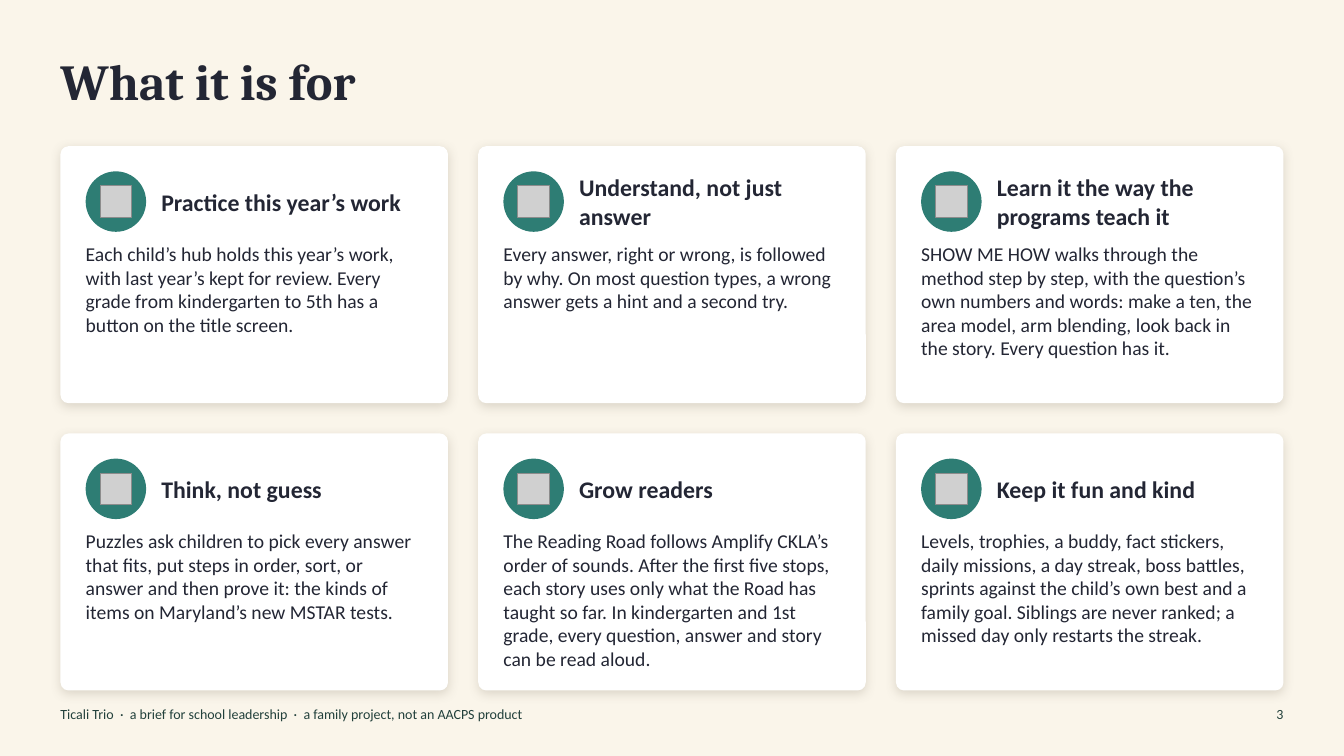
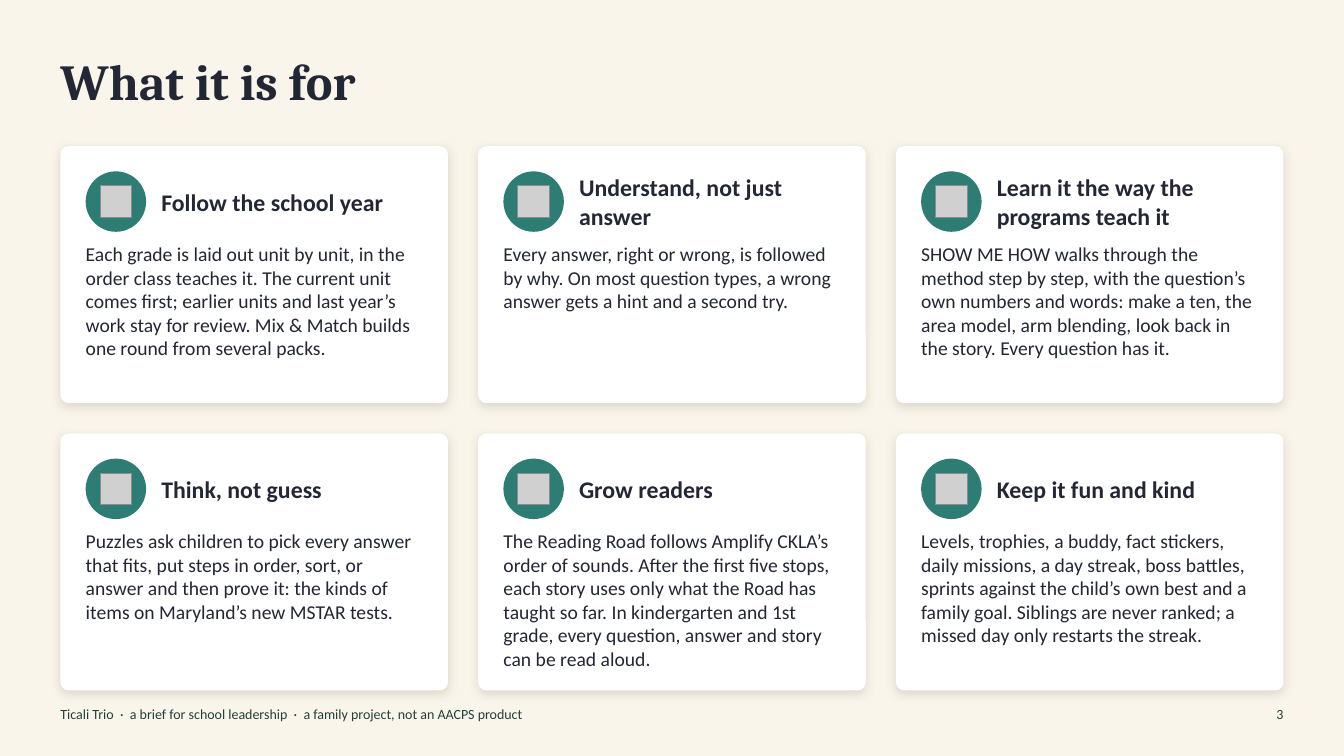
Before and after one commit to nicholasticali/Ticali-trio-education-game, a slide deck: slide 3 of for-school/Ticali_Trio_Brief.pptx. Drawn at 1344x756 pixels with LibreOffice and Linux fonts; fonts in the diff are those of the drawing; grey boxes stand for pictures. Boxes give left, top, right and bottom in pixels: in the first picture for what was removed or moved away, otherwise in the second. Text is boxed around its words. In the diff, an @@ line names an element or a change of style, - is before the commit and + after.

```diff
--- a/for-school/Ticali_Trio_Brief.pptx
+++ b/for-school/Ticali_Trio_Brief.pptx
@@ text at (161,194,383,215): text changed @@
-Practice this year’s work
+Follow the school year
@@ text at (86,247,410,358): text changed @@
-Each child’s hub holds this year’s work, with last year’s kept for review. Every grade from kindergarten to 5th has a button on the title screen.
+Each grade is laid out unit by unit, in the order class teaches it. The current unit comes first; earlier units and last year’s work stay for review. Mix & Match builds one round from several packs.
```
Also in this commit, not shown: 3 other slides changed, 11 other files.
